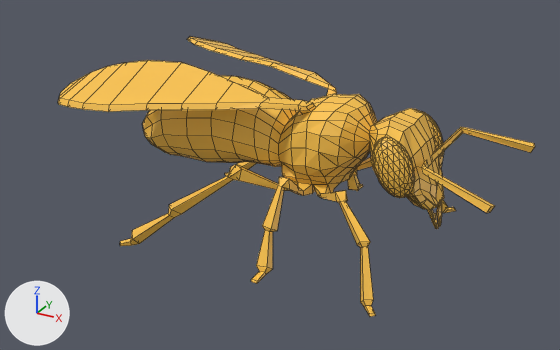
A saved change to the Blender file Blender/Project Nim Blender.blend.
Camera for both pictures: a 50 mm camera at (1.81, -8.32, 1.93) aimed at (0.06, -5.14, 0.34). Arrows for +X, +Y and +Z are at lower left; the lights stay in place. Mesh edges are drawn as thin lines. The same objects are shown in both versions, whatever each file hides.
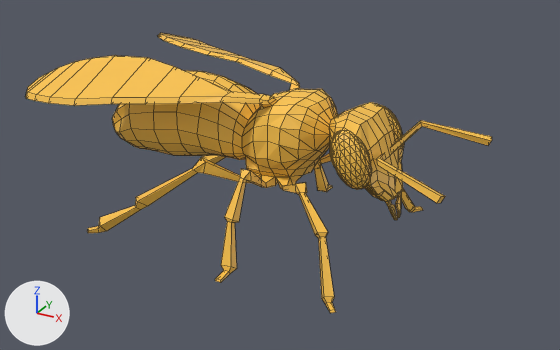
Edits to the scene script, one JSON object a line:
```json
{"block": "me_plane_003", "where": "me_plane_003.from_pydata(...)  # 662 vertices, 797 faces; spans x -1.21..0.85, y -0.03..0.89, z 0.0..0.66"}
{"block": "me_plane_003", "where": "# used by ob_plane_001; location = (0.0, -5.075, 0.0); rotation_euler = (1.571, 0.0, 3.142), in degrees (90, 0, 180)"}
{"block": "me_plane_003", "change": "me_plane_003 part 1: all 12 vertices in x -0.26..-0.19, y 0.05..0.1, z 0.5..0.62 are moved by (-0.01, -0.05, 0.0)"}
{"block": "me_plane_003", "change": "me_plane_003 part 2: all 12 vertices in x 0.54..0.65, y -0.03..0.05, z 0.44..0.54 are moved by (0.0, 0.03, 0.0)"}
{"block": "me_plane_003", "change": "me_plane_003 part 3: all 12 vertices in x -0.81..-0.72, y 0.04..0.08, z 0.5..0.6 are moved by (-0.02, -0.04, 0.0)"}
{"op": "set", "path": "ob_plane_001.location", "old": "(0.0, -5.075, 0.0)", "new": "(-0.203, -5.084, 0.0)"}
```

Changed parts and their boxes [x1, y1, x2, y2] in the pictures (560 x 350 px; the box of a moved part takes in the faces that stretch with it):
```json
{"object": "Plane.001", "change": "reshaped, moved", "before": [58, 36, 535, 317], "after": [26, 33, 492, 313]}
{"part": 1, "of": "me_plane_003", "change": "moved or reshaped", "before": [251, 175, 363, 284], "after": [215, 166, 333, 283]}
{"part": 2, "of": "me_plane_003", "change": "moved or reshaped", "before": [120, 162, 256, 246], "after": [87, 155, 225, 233]}
{"part": 3, "of": "me_plane_003", "change": "moved or reshaped", "before": [360, 200, 456, 317], "after": [318, 189, 423, 313]}
```
